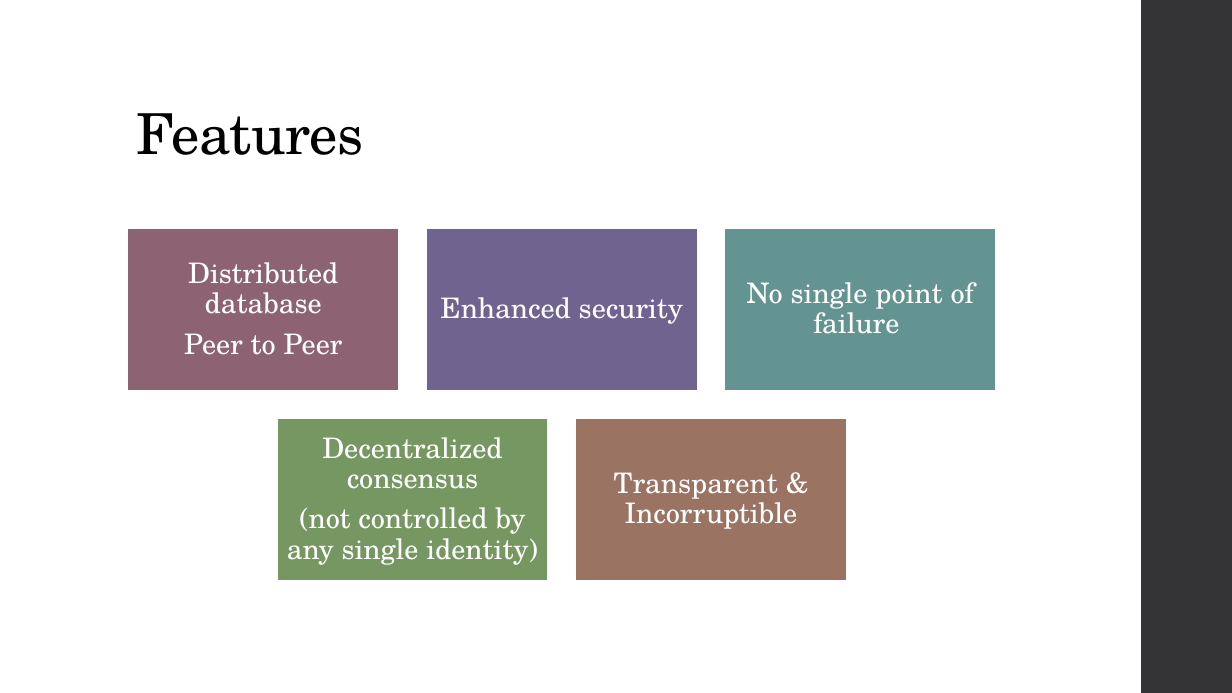
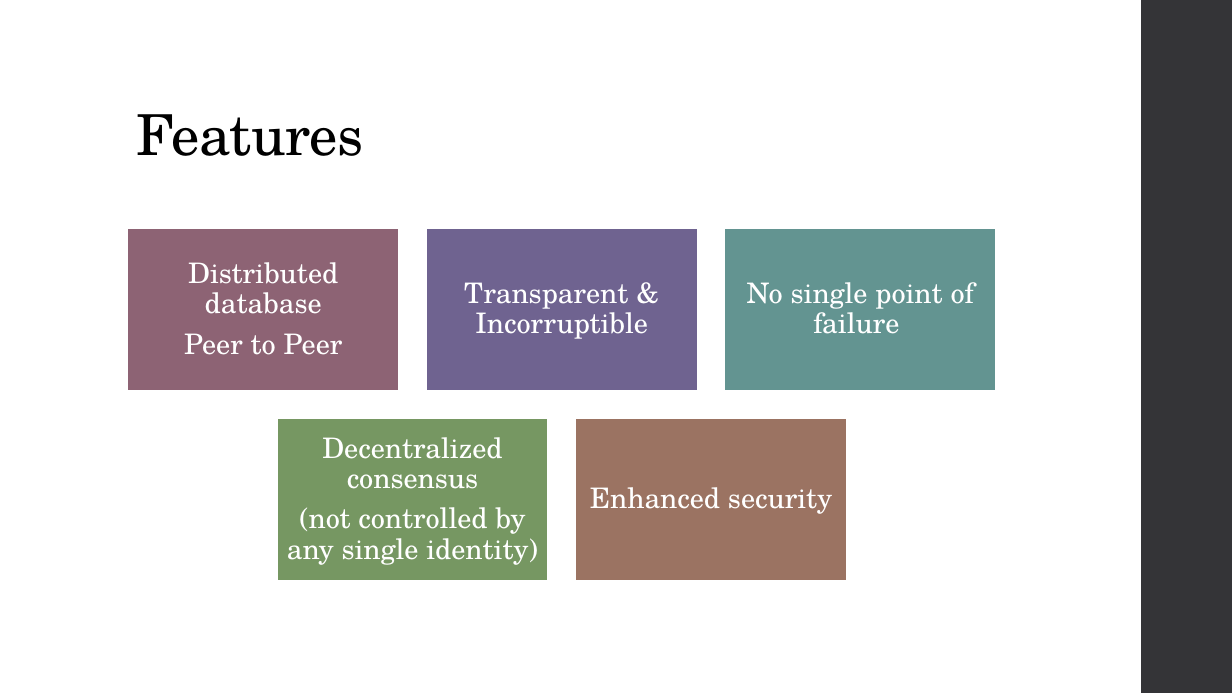
Before and after one commit to niravaga/CS-6650-BSDS-Assignment-3, a slide deck: slide 11 of BlockChain/BlockChain.pptx. Drawn at 1232x693 pixels with LibreOffice and Linux fonts; fonts in the diff are those of the drawing. Boxes give left, top, right and bottom in pixels: in the first picture for what was removed or moved away, otherwise in the second. Text is boxed around its words. In the diff, an @@ line names an element or a change of style, - is before the commit and + after.

```diff
--- a/BlockChain/BlockChain.pptx
+++ b/BlockChain/BlockChain.pptx
@@ text "Transparent & Incorruptible": place and size @@
-text "Transparent & Incorruptible" at <box>614,472,798,529</box>
+text "Transparent & Incorruptible" at <box>464,282,648,339</box>
@@ text "Enhanced security": place and size @@
-text "Enhanced security" at <box>440,297,683,324</box>
+text "Enhanced security" at <box>590,487,832,514</box>
```
Also in this commit, not shown: 5 other slides changed, 17 slides added.
